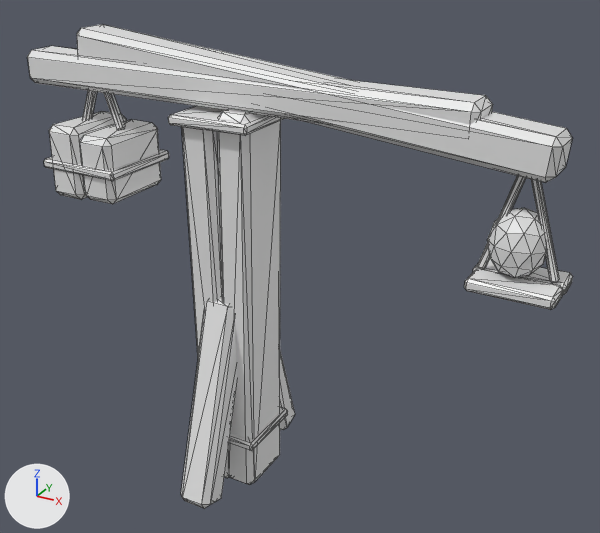
The OBJ model assets/variants/hod_jib_remodel2_a.obj: old version first, new version second.
Both versions are drawn from a 50 mm lens placed at (1.53, -2.29, 1.96), pointed at (0.24, 0.05, 0.79). The axes (+X, +Y, +Z) are drawn at lower left. The lights are the same throughout. The picture after the commit comes second. Mesh edges are drawn as thin lines. Where no turn or scale is listed for an object, it has been applied to the vertices.

Names of what the first picture shows: 'hod_jib_remodel2_a'.
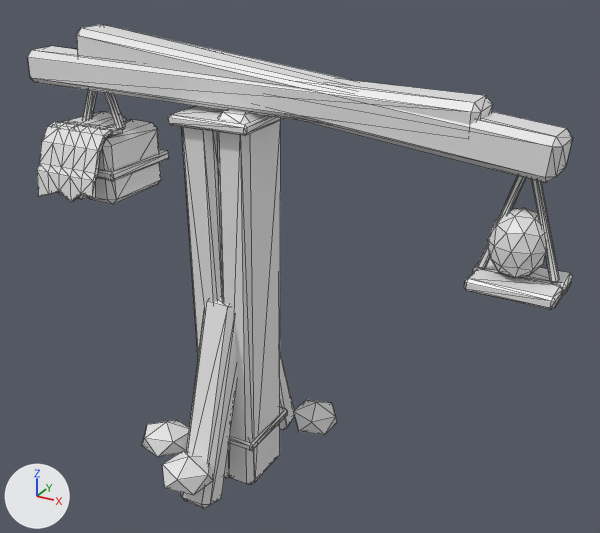
What changed in the scene script:
```text
Add mat_stone:
    mat_stone = principled_material('stone')
    mat_stone.base_color = (0.8, 0.8, 0.8)  # white #e7e7e7
    mat_stone.roughness = 0.4
Add mat_hide:
    mat_hide = principled_material('hide')
    mat_hide.base_color = (0.8, 0.8, 0.8)  # white #e7e7e7
    mat_hide.roughness = 0.4
Change me_hod_jib_remodel2_a:
    used by ob_hod_jib_remodel2_a; location = (0.0, 0.0, 0.0)
    remove me_hod_jib_remodel2_a.from_pydata(...)  # 450 vertices, 828 faces; spans x -0.85..1.15, y -0.34..0.35, z -0.12..1.55
    add me_hod_jib_remodel2_a.from_pydata(...)  # 582 vertices, 1076 faces; spans x -0.85..1.15, y -0.43..0.35, z -0.12..1.55
    me_hod_jib_remodel2_a part 1: a new loose piece of 96 vertices spanning x -0.69..-0.43, y -0.23..-0.05, z 0.98..1.23, in mat_hide (white #e7e7e7)
    me_hod_jib_remodel2_a part 2
    36 vertices are added at x -0.3..0.31, y -0.43..0.28, z 0.0..0.15
    60 new faces join them, mat_stone (white #e7e7e7)
    add me_hod_jib_remodel2_a.materials.append(mat_hide)  # white #e7e7e7
    add me_hod_jib_remodel2_a.materials.append(mat_stone)  # white #e7e7e7
```

Where the change shows, as pixel boxes [x1, y1, x2, y2] in the pictures (600 x 533 px):
part 1 of me_hod_jib_remodel2_a, added
    after: [37, 121, 122, 202]
part 2 of me_hod_jib_remodel2_a, added
    after: [142, 400, 337, 495]
